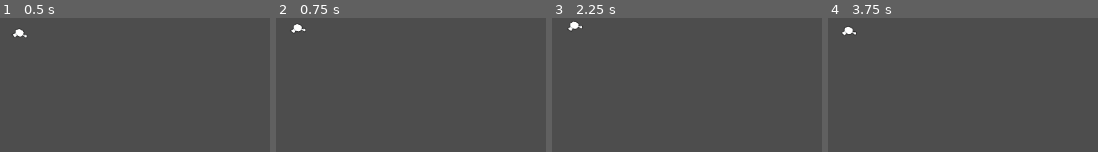
Above: before the commit, frames 1-4 (left to right).
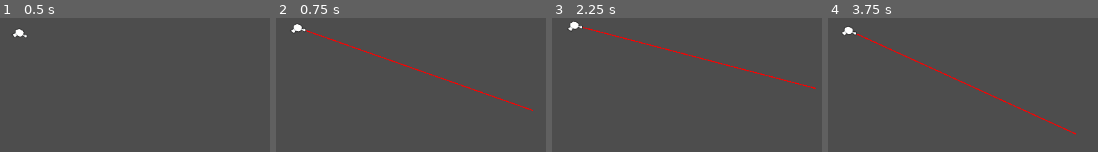
Above: after the commit, the same moments.

Repository: a-cerda/gmtk2024
Game: Godot game, scene res://scenes/gun.tscn
The game is run twice, just before and just after one commit, with the same random seed, the same clock (stepped at 60 frames per second) and the same inputs.
Inputs (mouse positions are in pixels of both pictures, inside the frame that each line leads up to):
- Up to frame 1 (0.5 s): no input
- Up to frame 2 (0.75 s): tap Enter at 0.5 s; move the mouse to (outside the picture) at 0.52 s; press the mouse at (outside the picture) at 0.53 s; hold Right (right) from 0.53 s (still down)
- Up to frame 3 (2.25 s): tap Space (jump) at 0.77, 1.25, 1.52 s; right-click (outside the picture) at 0.8 s; move the mouse to (outside the picture) at 1.27 s; release the mouse at (outside the picture) at 1.28 s; right-click (outside the picture) at 1.35 s; click (outside the picture) at 1.55 s; tap Enter at 2 s; move the mouse to (outside the picture) at 2.02 s; release Right (right) at 2.03 s; press the mouse at (outside the picture) at 2.03 s; hold Left (left) from 2.03 s (still down)
- Up to frame 4 (3.75 s): right-click (outside the picture) at 2.3 s; tap Space (jump) at 2.75, 3.02 s; move the mouse to (outside the picture) at 2.77 s; release Left (left) at 2.78 s; release the mouse at (outside the picture) at 2.78 s; hold Right (right) from 2.78 s (still down); right-click (outside the picture) at 2.85 s; click (outside the picture) at 3.05 s; tap Enter at 3.5 s; move the mouse to (outside the picture) at 3.52 s; press the mouse at (outside the picture) at 3.53 s

Frame 1 is identical in both runs. In frame 2, 1.1% of the frame differs, in the area x 11-96%, y 8-70%; in frame 3, 1.1%; in frame 4, 1.1%, in the area x 10-92%, y 11-88%.

Commit message:
fix gun beam while moving

Diff:
--- a/scenes/beam_ray_cast.gd
+++ b/scenes/beam_ray_cast.gd
@@ -28,9 +28,7 @@
 	elif event.is_action_pressed("reducer_shot"):
 		self.beam_color = REDUCER_COLOR
 		self.is_casting = true
-	elif event is InputEventMouseMotion:
-		pass
-	else:
+	elif event.is_action_released("enlarger_shot") or event.is_action_released("reducer_shot"):
 		self.is_casting = false
 		self.beam_color = DEFAULT_COLOR
 
